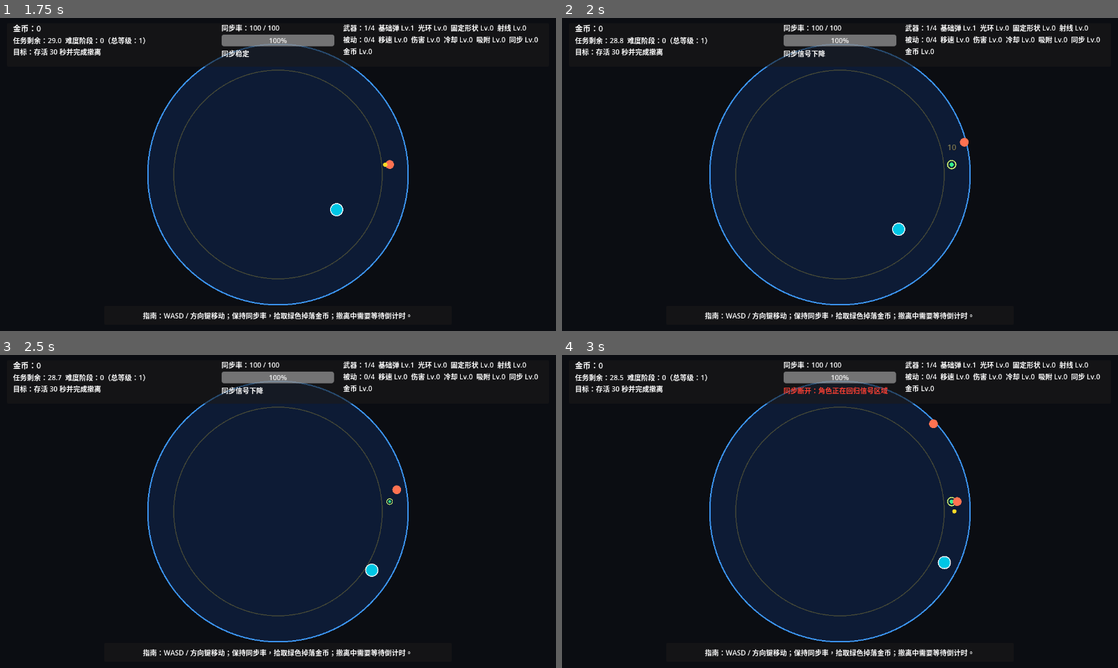
Above: before the commit, frames 1-4 (two rows, left to right).
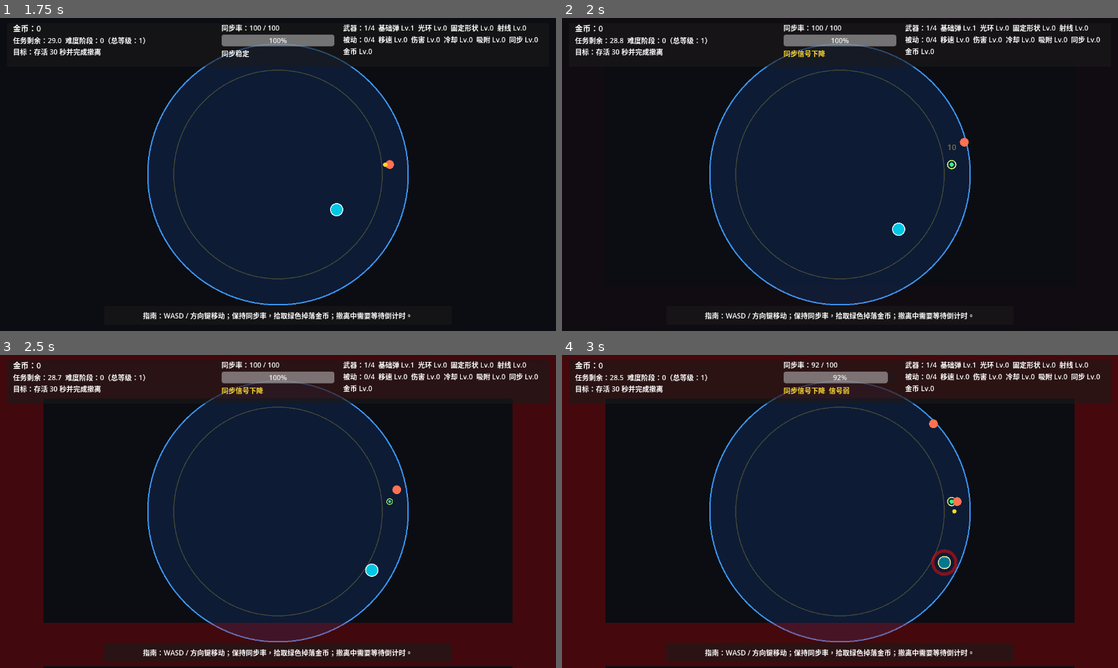
Above: after the commit, the same moments.

Repository: Ri0n72Y/tv-survivor
Game: Godot game, scene res://scenes/battle/BattleScene.tscn
Same seed, same stepped clock (60 frames per second), same inputs: the game is played once before the commit and once after it. This scene is started directly instead of the project's main scene.
Inputs (mouse positions are in pixels of both pictures, inside the frame that each line leads up to):
- Up to frame 1 (1.75 s): tap Enter at 0.5, 1.35 s; move the mouse to (400, 158) at 0.52 s; hold D 0.53-1.28 s; hold R 0.53-1.28 s; tap Space at 0.77, 1.52 s; move the mouse to (166, 190) at 1.27 s; hold S from 1.28 s (still down)
- Up to frame 2 (2 s): keep holding S
- Up to frame 3 (2.5 s): move the mouse to (333, 442) at 2.02 s; release S at 2.03 s; hold D from 2.03 s (still down); hold R from 2.03 s (still down)
- Up to frame 4 (3 s): move the mouse to (812, 574) at 2.77 s; release D at 2.78 s; release R at 2.78 s; hold W from 2.78 s (still down); tap Enter at 2.85 s

Frame 1 is identical in both runs. In frame 2, 0.1% of the frame differs, in the area x 39-48%, y 10-13%; in frame 3, 24%; in frame 4, 24%, in the area x 0-100%, y 0-100%.

Commit message:
fix: cache

Diff:
--- a/scenes/battle/BattleScene.gd
+++ b/scenes/battle/BattleScene.gd
@@ -5,6 +5,9 @@
 
 const Constants = preload("res://scripts/core/Constants.gd")
 const RunRngManagerScript = preload("res://scripts/core/RunRngManager.gd")
+const BuffContainerScript = preload("res://scripts/battle/buffs/BuffContainer.gd")
+const BuffDefinitionScript = preload("res://scripts/battle/buffs/BuffDefinition.gd")
+const BuffSystemScript = preload("res://scripts/battle/buffs/BuffSystem.gd")
 const SIGNAL_AREA_SCENE := preload("res://scenes/battle/SignalArea.tscn")
 const PLAYER_SCENE := preload("res://scenes/battle/PlayerAvatar.tscn")
 const HUD_SCENE := preload("res://scenes/ui/BattleHud.tscn")
@@ -17,11 +20,18 @@
 const EXTRACTION_POINT_SCENE := preload("res://scenes/battle/ExtractionPoint.tscn")
 const ELITE_ENEMY_SCENE := preload("res://scenes/enemies/EliteEnemy.tscn")
 const WEAPON_IDS: Array[String] = ["projectile", "aura", "shape", "beam"]
+const PLAYER_BUFF_OWNER_ID := "player"
+const BUFF_SIGNAL_LOSS := "signal_loss"
+const BUFF_SYNC_STABLE := "sync_stable"
 
 var signal_center := Vector2(640, 360)
 var player: PlayerAvatar
 var hud: Node
 var sync_controller := SyncController.new()
+var buff_system := BuffSystemScript.new()
+var player_buffs := BuffContainerScript.new()
+var signal_loss_buff: BuffDefinition
+var sync_stable_buff: BuffDefinition
 var spawner: EnemySpawner
 var weapon_manager: WeaponManager
 var enemies: Array = []
@@ -62,6 +72,7 @@
 	RunState.begin_battle()
 	battle_room_type = RunState.current_battle_room_type if RunState.current_battle_room_type != "" else GridTypes.CELL_TASK
 	room_rules = RoomRules.for_room_type(battle_room_type)
+	_setup_buffs()
 	_build_scene()
 	sync_controller.setup(RunState.next_battle_initial_sync)
 	_update_difficulty()
@@ -85,9 +96,10 @@
 	if _signal_affects_sync():
 		_update_sync(delta)
 	else:
-		sync_controller.time_since_damage += delta
 		sync_controller.control_state = BattleTypes.CONTROLLED
 		sync_controller.signal_text = BattleTypes.SIGNAL_STABLE
+		_update_sync_buffs(0.0)
+		_process_buff_events(buff_system.process(delta))
 		player.controlled = true
 	match battle_room_type:
 		GridTypes.CELL_SEARCH:
@@ -102,6 +114,27 @@
 	_update_hud()
 	if _uses_sync() and sync_controller.sync_rate <= 0.0:
 		_finish(false)
+
+func _setup_buffs() -> void:
+	buff_system.reset()
+	player_buffs.setup(PLAYER_BUFF_OWNER_ID)
+	buff_system.register_container(player_buffs)
+	signal_loss_buff = BuffDefinitionScript.create(
+		BUFF_SIGNAL_LOSS,
+		"信号弱",
+		5,
+		Constants.BUFF_TICK_SECONDS,
+		-1.0,
+		["debuff", "signal", "sync"]
+	)
+	sync_stable_buff = BuffDefinitionScript.create(
+		BUFF_SYNC_STABLE,
+		"同步稳定",
+		1,
+		Constants.BUFF_TICK_SECONDS,
+		-1.0,
+		["buff", "signal", "sync", "regen"]
+	)
 
 func _build_scene() -> void:
 	if bool(room_rules.get(RoomRules.SHOW_SIGNAL_AREA, true)):
@@ -270,11 +303,70 @@
 
 func _update_sync(delta: float) -> void:
 	var distance := player.global_position.distance_to(signal_center)
+	var was_disconnected := sync_controller.control_state == BattleTypes.DISCONNECTED
 	sync_controller.update(delta, distance)
+	if not was_disconnected and sync_controller.control_state == BattleTypes.DISCONNECTED:
+		_apply_player_damage(Constants.SYNC_BOUNDARY_HIT_DAMAGE, false)
+		_add_signal_loss_stack()
+	_update_sync_buffs(distance)
+	_process_buff_events(buff_system.process(delta))
 	player.controlled = sync_controller.control_state == BattleTypes.CONTROLLED
-	if sync_controller.control_state == BattleTypes.DISCONNECTED and distance <= Constants.SIGNAL_RADIUS * Constants.SIGNAL_WEAK_RATIO:
-		sync_controller.recover_from_disconnect()
-		player.controlled = true
+
+func _is_signal_loss_zone(distance: float) -> bool:
+	return distance >= Constants.SIGNAL_RADIUS * Constants.SIGNAL_WEAK_RATIO
+
+func _update_sync_buffs(distance: float) -> void:
+	_update_signal_loss_buff(distance)
+	_update_sync_stable_buff()
+
+func _update_signal_loss_buff(distance: float) -> void:
+	if _is_signal_loss_zone(distance) or player_buffs.has_buff(BUFF_SIGNAL_LOSS):
+		var instance := player_buffs.ensure_buff(signal_loss_buff)
+		if instance != null:
+			instance.data["in_signal_loss_zone"] = _is_signal_loss_zone(distance)
+
+func _update_sync_stable_buff() -> void:
+	if not _uses_sync() or sync_controller.signal_text != BattleTypes.SIGNAL_STABLE or player_buffs.has_buff(BUFF_SIGNAL_LOSS):
+		player_buffs.remove_buff(BUFF_SYNC_STABLE)
+		return
+	var instance := player_buffs.ensure_buff(sync_stable_buff, 1)
+	if instance != null and not instance.data.has("stable_seconds"):
+		instance.data["stable_seconds"] = 0.0
+
+func _process_buff_events(events: Dictionary) -> void:
+	for event in events.get("before_tick", []):
+		if _is_player_signal_loss_event(event):
+			if bool(event.get("data", {}).get("in_signal_loss_zone", false)):
+				_add_signal_loss_stack()
+			else:
+				player_buffs.set_buff_stacks(BUFF_SIGNAL_LOSS, 0)
+		elif _is_player_sync_stable_event(event):
+			var instance := player_buffs.get_buff(BUFF_SYNC_STABLE)
+			if instance != null:
+				instance.data["stable_seconds"] = float(instance.data.get("stable_seconds", 0.0)) + Constants.BUFF_TICK_SECONDS
+	for event in events.get("tick", []):
+		if _is_player_signal_loss_event(event):
+			var damage := RunState.get_sync_max() * Constants.SIGNAL_LOSS_DAMAGE_PER_STACK_RATIO * float(player_buffs.get_buff_stacks(BUFF_SIGNAL_LOSS))
+			if damage > 0.0:
+				sync_controller.apply_damage(damage)
+				player_buffs.remove_buff(BUFF_SYNC_STABLE)
+		elif _is_player_sync_stable_event(event):
+			var instance := player_buffs.get_buff(BUFF_SYNC_STABLE)
+			if instance != null and float(instance.data.get("stable_seconds", 0.0)) >= Constants.SYNC_REGEN_DELAY:
+				var recovery := Constants.SYNC_REGEN_PER_SECOND * RunState.get_sync_regen_multiplier() * Constants.BUFF_TICK_SECONDS
+				sync_controller.recover_sync(recovery)
+	for event in events.get("after_tick", []):
+		if _is_player_signal_loss_event(event) and player_buffs.get_buff_stacks(BUFF_SIGNAL_LOSS) <= 0:
+			player_buffs.remove_buff(BUFF_SIGNAL_LOSS)
+
+func _is_player_signal_loss_event(event: Dictionary) -> bool:
+	return str(event.get("owner_id", "")) == PLAYER_BUFF_OWNER_ID and str(event.get("buff_id", "")) == BUFF_SIGNAL_LOSS
+
+func _is_player_sync_stable_event(event: Dictionary) -> bool:
+	return str(event.get("owner_id", "")) == PLAYER_BUFF_OWNER_ID and str(event.get("buff_id", "")) == BUFF_SYNC_STABLE
+
+func _add_signal_loss_stack() -> void:
+	player_buffs.apply_buff(signal_loss_buff, 1)
 
 func _update_hud() -> void:
 	var elite_ratio := -1.0
@@ -284,7 +376,7 @@
 			break
 	var phase_text := _get_phase_text()
 	if hud.has_method("update_hud"):
-		hud.update_hud(sync_controller.sync_rate, sync_controller.signal_text, phase_text, RunState.weapons, elite_ratio, RunState.gold, _uses_sync(), battle_room_type, _get_objective_text(), room_status_text)
+		hud.update_hud(sync_controller.sync_rate, sync_controller.signal_text, phase_text, RunState.weapons, elite_ratio, RunState.gold, _uses_sync(), battle_room_type, _get_objective_text(), room_status_text, player_buffs.get_display_buffs())
 
 func _get_phase_text() -> String:
 	if battle_room_type == GridTypes.CELL_BOSS:
@@ -434,13 +526,18 @@
 	spawner.stop()
 
 func _on_player_damaged(amount: float) -> void:
+	_apply_player_damage(amount, true)
+
+func _apply_player_damage(amount: float, respect_invulnerability: bool) -> void:
 	if player_hit_invulnerability_left > 0.0:
-		return
+		if respect_invulnerability:
+			return
 	player_hit_invulnerability_left = player_hit_invulnerability_seconds
 	if player != null and player.has_method("play_hit_feedback"):
 		player.play_hit_feedback(player_hit_invulnerability_seconds)
 	if _uses_sync():
 		sync_controller.apply_damage(amount)
+		player_buffs.remove_buff(BUFF_SYNC_STABLE)
 	if hud != null and hud.has_method("play_damage_feedback"):
 		hud.play_damage_feedback(amount)
 
--- a/scenes/ui/BattleHud.gd
+++ b/scenes/ui/BattleHud.gd
@@ -22,6 +22,9 @@
 var damage_pulse_left := 0.0
 var damage_pulse_duration := 0.45
 var danger_ratio := 0.0
+var danger_target := 0.0
+var danger_rise_speed := 0.8
+var danger_fall_speed := 1.6
 
 func _ready() -> void:
 	elite_label.visible = false
@@ -32,6 +35,8 @@
 
 func _process(delta: float) -> void:
 	damage_pulse_left = maxf(0.0, damage_pulse_left - delta)
+	var danger_speed := danger_rise_speed if danger_target > danger_ratio else danger_fall_speed
+	danger_ratio = move_toward(danger_ratio, danger_target, danger_speed * delta)
 	_update_damage_feedback()
 
 func update_hud(
@@ -44,7 +49,8 @@
 	uses_sync: bool = true,
 	room_type: String = GridTypes.CELL_TASK,
 	objective_text: String = "",
-	status_text: String = ""
+	status_text: String = "",
+	active_buffs: Array[Dictionary] = []
 ) -> void:
 	score_label.text = "金币：%d" % gold
 	objective_label.text = objective_text
@@ -55,9 +61,12 @@
 	sync_bar.max_value = RunState.get_sync_max()
 	sync_bar.value = sync_rate
 	sync_label.text = "同步率：%.0f / %.0f" % [sync_rate, RunState.get_sync_max()]
-	_update_danger_ratio(sync_rate, RunState.get_sync_max(), uses_sync)
+	_update_danger_target(signal_text, uses_sync)
 	signal_label.text = signal_text
-	if signal_text.contains("弱"):
+	var buff_summary := _buff_summary(active_buffs)
+	if buff_summary != "":
+		signal_label.text = "%s  %s" % [signal_text, buff_summary]
+	if signal_text.contains("下降") or signal_text.contains("弱"):
 		signal_label.add_theme_color_override("font_color", Color(1.0, 0.86, 0.2))
 	elif signal_text.contains("断开"):
 		signal_label.add_theme_color_override("font_color", Color(1.0, 0.25, 0.2))
@@ -76,12 +85,18 @@
 	damage_pulse_left = damage_pulse_duration
 	_update_damage_feedback()
 
-func _update_danger_ratio(sync_rate: float, sync_max: float, uses_sync: bool) -> void:
-	if not uses_sync or sync_max <= 0.0:
-		danger_ratio = 0.0
+func _update_danger_target(signal_text: String, uses_sync: bool) -> void:
+	if not uses_sync:
+		danger_target = 0.0
 		return
-	var hp_ratio := clampf(sync_rate / sync_max, 0.0, 1.0)
-	danger_ratio = clampf((0.55 - hp_ratio) / 0.45, 0.0, 1.0)
+	if signal_text == BattleTypes.SIGNAL_DECLINING:
+		danger_target = 0.48
+	elif signal_text == BattleTypes.SIGNAL_WEAK:
+		danger_target = 0.68
+	elif signal_text == BattleTypes.SIGNAL_DISCONNECTED:
+		danger_target = 0.82
+	else:
+		danger_target = 0.0
 
 func _update_damage_feedback() -> void:
 	var pulse_ratio := 0.0
@@ -111,3 +126,20 @@
 			if uses_sync:
 				return "指南：WASD / 方向键移动；保持同步率，拾取绿色掉落金币；撤离中需要等待倒计时。"
 	return "指南：WASD / 方向键移动。"
+
+func _buff_summary(active_buffs: Array[Dictionary]) -> String:
+	var parts: Array[String] = []
+	for buff in active_buffs:
+		if str(buff.get("id", "")) == "sync_stable":
+			continue
+		var buff_name := str(buff.get("name", ""))
+		if buff_name == "":
+			continue
+		var stacks := int(buff.get("stacks", 0))
+		if stacks <= 0:
+			continue
+		if stacks > 1:
+			parts.append("%s x%d" % [buff_name, stacks])
+		else:
+			parts.append(buff_name)
+	return "  ".join(parts)
--- a/scenes/ui/BattleHud.tscn
+++ b/scenes/ui/BattleHud.tscn
@@ -27,6 +27,8 @@
 layout_mode = 1
 anchors_preset = 10
 anchor_right = 1.0
+offset_left = 100.0
+offset_right = -100.0
 offset_bottom = 100.0
 grow_horizontal = 2
 mouse_filter = 2
@@ -38,7 +40,9 @@
 anchor_top = 1.0
 anchor_right = 1.0
 anchor_bottom = 1.0
+offset_left = 100.0
 offset_top = -104.0
+offset_right = -100.0
 offset_bottom = -4.0
 grow_horizontal = 2
 grow_vertical = 0
--- a/scripts/battle/SyncController.gd
+++ b/scripts/battle/SyncController.gd
@@ -4,36 +4,35 @@
 const Constants = preload("res://scripts/core/Constants.gd")
 
 var sync_rate: float = Constants.SYNC_MAX
-var time_since_damage: float = 999.0
 var control_state: String = BattleTypes.CONTROLLED
 var signal_text: String = BattleTypes.SIGNAL_STABLE
 
 func setup(initial_sync: float) -> void:
 	sync_rate = clampf(initial_sync, 0.0, RunState.get_sync_max())
-	time_since_damage = 999.0
 	control_state = BattleTypes.CONTROLLED
 	signal_text = BattleTypes.SIGNAL_STABLE
 
 func apply_damage(amount: float) -> void:
 	sync_rate = maxf(0.0, sync_rate - amount)
-	time_since_damage = 0.0
+
+func recover_sync(amount: float) -> void:
+	sync_rate = minf(RunState.get_sync_max(), sync_rate + amount)
 
 func update(delta: float, distance: float) -> void:
-	time_since_damage += delta
+	var stable_radius := Constants.SIGNAL_RADIUS * Constants.SIGNAL_STABLE_RATIO
+	var weak_radius := Constants.SIGNAL_RADIUS * Constants.SIGNAL_WEAK_RATIO
 	if distance >= Constants.SIGNAL_RADIUS:
 		control_state = BattleTypes.DISCONNECTED
 	if control_state == BattleTypes.DISCONNECTED:
-		signal_text = BattleTypes.SIGNAL_DISCONNECTED
-		return
-	var stable_radius := Constants.SIGNAL_RADIUS * Constants.SIGNAL_STABLE_RATIO
-	var weak_radius := Constants.SIGNAL_RADIUS * Constants.SIGNAL_WEAK_RATIO
+		if distance <= weak_radius:
+			recover_from_disconnect()
+		else:
+			signal_text = BattleTypes.SIGNAL_DECLINING
+			return
 	if distance < stable_radius:
 		signal_text = BattleTypes.SIGNAL_STABLE
-		if time_since_damage >= Constants.SYNC_REGEN_DELAY:
-			sync_rate = minf(RunState.get_sync_max(), sync_rate + Constants.SYNC_REGEN_PER_SECOND * RunState.get_sync_regen_multiplier() * delta)
 	elif distance < weak_radius:
 		signal_text = BattleTypes.SIGNAL_DECLINING
-		sync_rate = maxf(0.0, sync_rate - Constants.SYNC_EDGE_DRAIN_PER_SECOND * delta)
 	else:
 		signal_text = BattleTypes.SIGNAL_WEAK
 
--- /dev/null
+++ b/scripts/battle/buffs/BuffContainer.gd
@@ -0,0 +1,64 @@
+extends RefCounted
+class_name BuffContainer
+
+var owner_id := ""
+var buffs: Dictionary = {}
+
+func setup(container_owner_id: String) -> void:
+	owner_id = container_owner_id
+	clear()
+
+func clear() -> void:
+	buffs.clear()
+
+func apply_buff(definition: BuffDefinition, stacks: int = 1, source_id: String = "") -> BuffInstance:
+	if definition == null or definition.id == "":
+		return null
+	if buffs.has(definition.id):
+		var existing := buffs[definition.id] as BuffInstance
+		existing.add_stacks(stacks)
+		return existing
+	var instance := BuffInstance.new()
+	instance.setup(definition, stacks, source_id)
+	buffs[definition.id] = instance
+	return instance
+
+func ensure_buff(definition: BuffDefinition, initial_stacks: int = 0, source_id: String = "") -> BuffInstance:
+	if definition == null or definition.id == "":
+		return null
+	if buffs.has(definition.id):
+		return buffs[definition.id] as BuffInstance
+	var instance := BuffInstance.new()
+	instance.setup(definition, initial_stacks, source_id)
+	buffs[definition.id] = instance
+	return instance
+
+func remove_buff(buff_id: String) -> void:
+	buffs.erase(buff_id)
+
+func has_buff(buff_id: String) -> bool:
+	return buffs.has(buff_id)
+
+func get_buff(buff_id: String) -> BuffInstance:
+	if not buffs.has(buff_id):
+		return null
+	return buffs[buff_id] as BuffInstance
+
+func get_buff_stacks(buff_id: String) -> int:
+	var instance := get_buff(buff_id)
+	if instance == null:
+		return 0
+	return instance.stacks
+
+func set_buff_stacks(buff_id: String, stacks: int) -> void:
+	var instance := get_buff(buff_id)
+	if instance == null:
+		return
+	instance.set_stacks(stacks)
+
+func get_display_buffs() -> Array[Dictionary]:
+	var result: Array[Dictionary] = []
+	for buff_id in buffs:
+		var instance := buffs[buff_id] as BuffInstance
+		result.append(instance.to_display_data())
+	return result
--- /dev/null
+++ b/scripts/battle/buffs/BuffDefinition.gd
@@ -0,0 +1,29 @@
+extends RefCounted
+class_name BuffDefinition
+
+var id := ""
+var display_name := ""
+var icon_path := ""
+var tags: Array[String] = []
+var max_stacks := 1
+var tick_seconds := 1.0
+var duration_seconds := -1.0
+
+static func create(
+	buff_id: String,
+	buff_name: String,
+	buff_max_stacks: int = 1,
+	buff_tick_seconds: float = 1.0,
+	buff_duration_seconds: float = -1.0,
+	buff_tags: Array[String] = [],
+	buff_icon_path: String = ""
+) -> BuffDefinition:
+	var definition := BuffDefinition.new()
+	definition.id = buff_id
+	definition.display_name = buff_name
+	definition.max_stacks = maxi(1, buff_max_stacks)
+	definition.tick_seconds = maxf(0.01, buff_tick_seconds)
+	definition.duration_seconds = buff_duration_seconds
+	definition.tags = buff_tags.duplicate()
+	definition.icon_path = buff_icon_path
+	return definition
--- /dev/null
+++ b/scripts/battle/buffs/BuffInstance.gd
@@ -0,0 +1,59 @@
+extends RefCounted
+class_name BuffInstance
+
+var definition: BuffDefinition
+var stacks := 0
+var tick_elapsed := 0.0
+var remaining_seconds := -1.0
+var source_id := ""
+var data: Dictionary = {}
+
+func setup(buff_definition: BuffDefinition, initial_stacks: int = 1, buff_source_id: String = "") -> void:
+	definition = buff_definition
+	source_id = buff_source_id
+	stacks = clampi(initial_stacks, 0, definition.max_stacks)
+	tick_elapsed = 0.0
+	remaining_seconds = definition.duration_seconds
+
+func add_stacks(amount: int = 1) -> void:
+	if definition == null:
+		return
+	stacks = clampi(stacks + amount, 0, definition.max_stacks)
+	if definition.duration_seconds > 0.0:
+		remaining_seconds = definition.duration_seconds
+
+func set_stacks(next_stacks: int) -> void:
+	if definition == null:
+		stacks = max(0, next_stacks)
+		return
+	stacks = clampi(next_stacks, 0, definition.max_stacks)
+
+func advance(delta: float) -> Dictionary:
+	var result := {
+		"ticks": 0,
+		"expired": false,
+	}
+	if definition == null:
+		result["expired"] = true
+		return result
+	if definition.duration_seconds > 0.0:
+		remaining_seconds -= delta
+		if remaining_seconds <= 0.0:
+			result["expired"] = true
+	tick_elapsed += delta
+	while tick_elapsed >= definition.tick_seconds:
+		tick_elapsed -= definition.tick_seconds
+		result["ticks"] = int(result["ticks"]) + 1
+	return result
+
+func to_display_data() -> Dictionary:
+	if definition == null:
+		return {}
+	return {
+		"id": definition.id,
+		"name": definition.display_name,
+		"icon_path": definition.icon_path,
+		"stacks": stacks,
+		"remaining_seconds": remaining_seconds,
+		"tags": definition.tags.duplicate(),
+	}
--- /dev/null
+++ b/scripts/battle/buffs/BuffSystem.gd
@@ -0,0 +1,49 @@
+extends RefCounted
+class_name BuffSystem
+
+const BuffContainerScript = preload("res://scripts/battle/buffs/BuffContainer.gd")
+
+var containers: Dictionary = {}
+
+func reset() -> void:
+	containers.clear()
+
+func register_container(container: BuffContainer) -> void:
+	if container == null or container.owner_id == "":
+		return
+	containers[container.owner_id] = container
+
+func unregister_container(owner_id: String) -> void:
+	containers.erase(owner_id)
+
+func process(delta: float) -> Dictionary:
+	var events := {
+		"before_tick": [],
+		"tick": [],
+		"after_tick": [],
+	}
+	for owner_id in containers:
+		var container := containers[owner_id] as BuffContainer
+		var expired_ids: Array[String] = []
+		for buff_id in container.buffs.keys():
+			var instance := container.buffs[buff_id] as BuffInstance
+			var advance_result := instance.advance(delta)
+			var tick_count := int(advance_result.get("ticks", 0))
+			for _i in range(tick_count):
+				(events["before_tick"] as Array).append(_event(owner_id, buff_id, instance))
+				(events["tick"] as Array).append(_event(owner_id, buff_id, instance))
+				(events["after_tick"] as Array).append(_event(owner_id, buff_id, instance))
+			if bool(advance_result.get("expired", false)):
+				expired_ids.append(buff_id)
+		for buff_id in expired_ids:
+			container.remove_buff(buff_id)
+	return events
+
+func _event(owner_id: String, buff_id: String, instance: BuffInstance) -> Dictionary:
+	return {
+		"owner_id": owner_id,
+		"buff_id": buff_id,
+		"stacks": instance.stacks,
+		"source_id": instance.source_id,
+		"data": instance.data,
+	}
--- a/scripts/core/Constants.gd
+++ b/scripts/core/Constants.gd
@@ -29,7 +29,9 @@
 const SYNC_MIN_RECOVER_AFTER_DISCONNECT := 20.0
 const SYNC_REGEN_DELAY := 3.0
 const SYNC_REGEN_PER_SECOND := 3.0
-const SYNC_EDGE_DRAIN_PER_SECOND := 2.0
+const SYNC_BOUNDARY_HIT_DAMAGE := 8.0
+const BUFF_TICK_SECONDS := 0.5
+const SIGNAL_LOSS_DAMAGE_PER_STACK_RATIO := 0.01
 
 const SMALL_ENEMY_HP := 10.0
 const SMALL_ENEMY_SPEED := 55.0
Not shown, added: docs/buff_system.md
Not shown, changed: docs/user_guide.md
